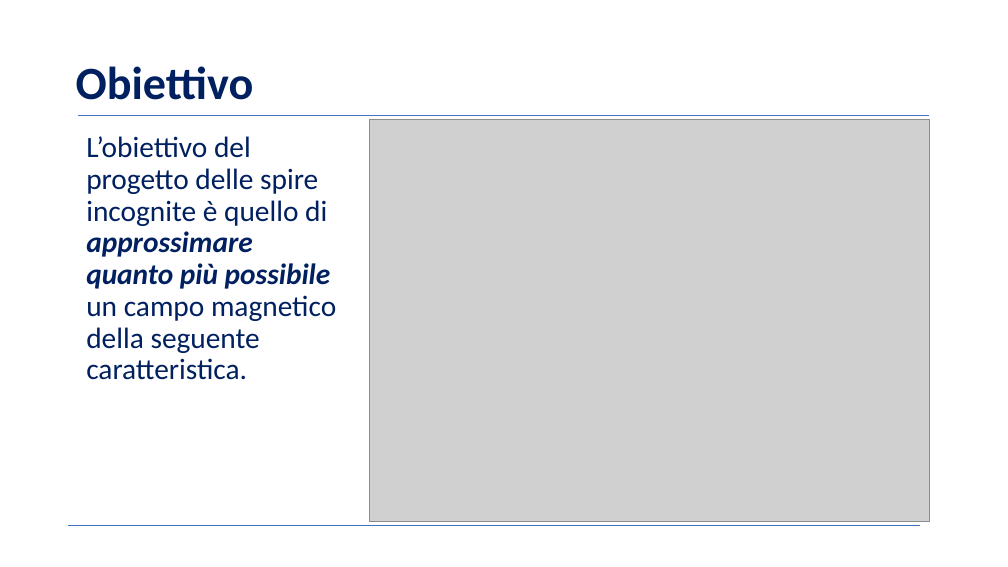
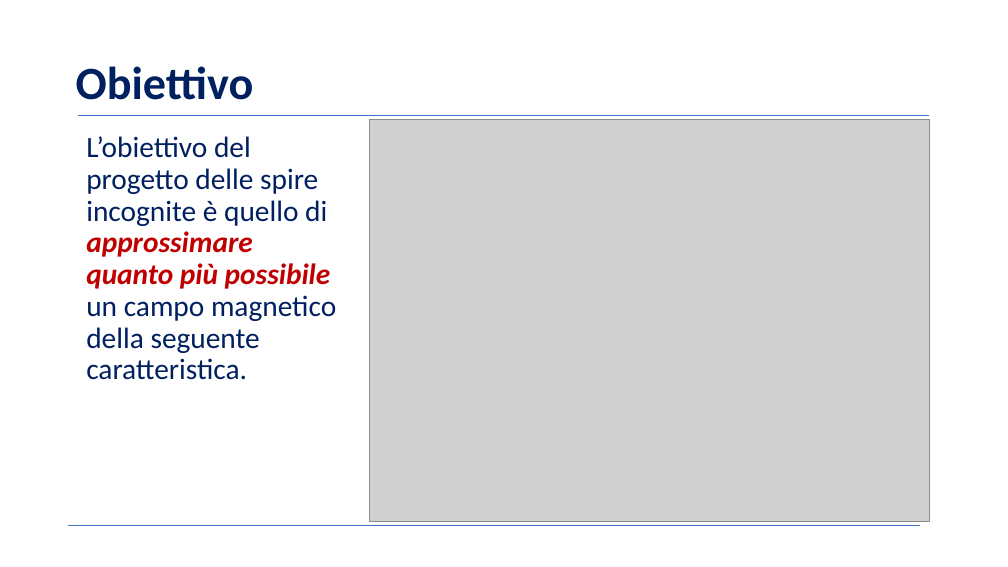
Before and after one commit to BernardoGiordano/NelderMeadMethod, a slide deck: slide 4 of writeup/Slides.pptx. Drawn at 1008x567 pixels with LibreOffice and Linux fonts; fonts in the diff are those of the drawing; grey boxes stand for pictures; background and template pictures are left out. Boxes give left, top, right and bottom in pixels: in the first picture for what was removed or moved away, otherwise in the second. Text is boxed around its words. In the diff, an @@ line names an element or a change of style, - is before the commit and + after.

```diff
--- a/writeup/Slides.pptx
+++ b/writeup/Slides.pptx
@@ text "L’obiettivo del progetto delle spire ..." at bbox=[86, 136, 336, 380]: text colour #002060 to #C00000 in "approssimare quanto più possibile" @@
```
Also in this commit, not shown: 4 other slides changed, 2 slides added, 1 slide removed, 1 other file.
